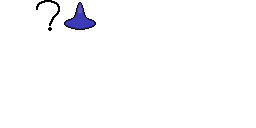
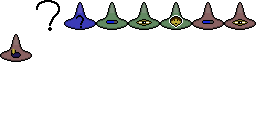
Layered file, before and after one edit (256 x 128). Changes by layer:
added layer "PotionFaces" above "Background" over [left=11, top=15, right=248, bottom=58]
painted on "Background" over [left=0, top=2, right=256, bottom=62]
